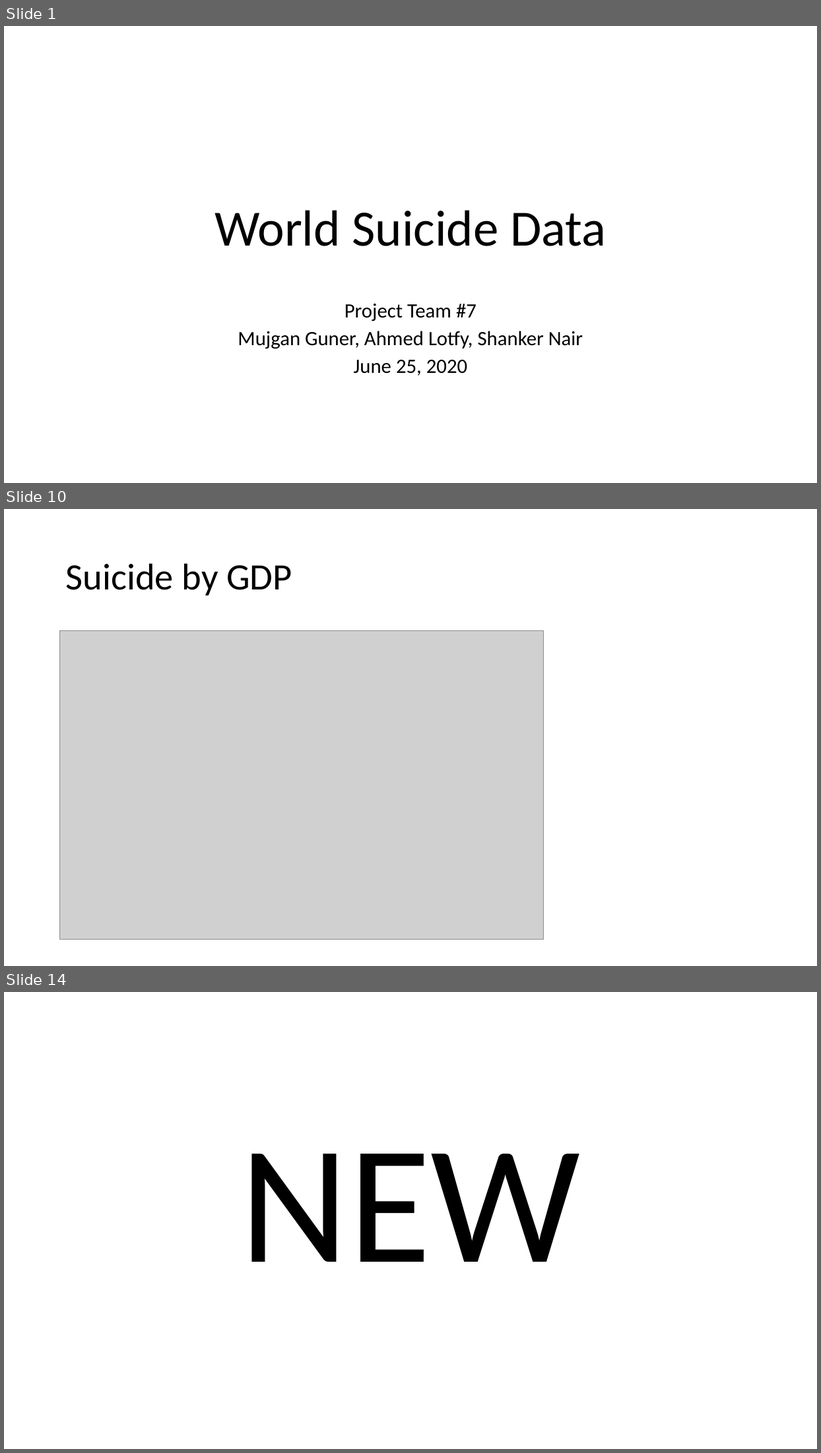
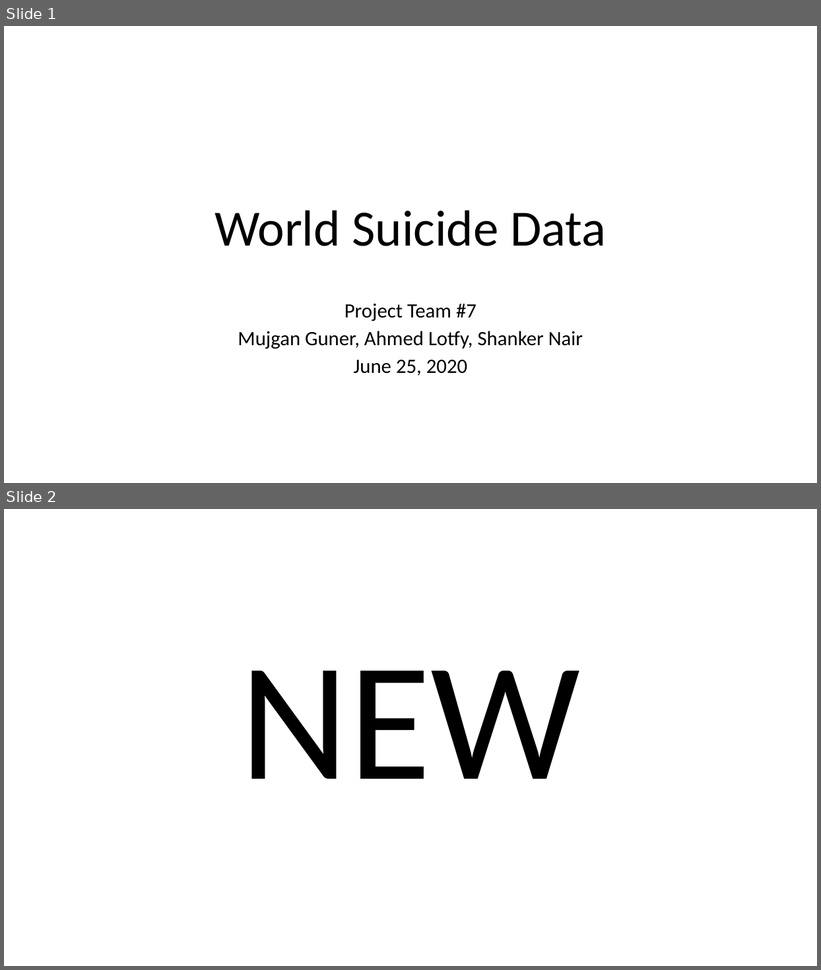
Before and after one commit to mguner-data/Global_Suicide_Data_Analysis, a slide deck: An Analysis of the World Suicide Data_sn.pptx. Shown one above the other, each under a label of ours: slides 1, 10 and 14 before the commit, slides 1 and 2 after it; the slides between them are not shown. The pictures are 821x1453 and 821x970 pixels, drawn with LibreOffice and Linux fonts; fonts in the diff are those of the drawing; grey boxes stand for pictures. Boxes give left, top, right and bottom in pixels: in the first picture for what was removed or moved away, otherwise in the second. Text is boxed around its words. In the diff, an @@ line names an element or a change of style, - is before the commit and + after.

```diff
--- a/An Analysis of the World Suicide Data_sn.pptx
+++ b/An Analysis of the World Suicide Data_sn.pptx
@@ slide 10 removed at bbox=[4, 509, 817, 966], background #FFFFFF @@
@@ title removed at bbox=[66, 563, 292, 595] @@
-Suicide by GDP
@@ picture removed at bbox=[60, 631, 544, 940] @@
@@ what was slide 14 is now slide 2 @@
```
Also in this commit, not shown: 11 other slides removed, 46 other files.
